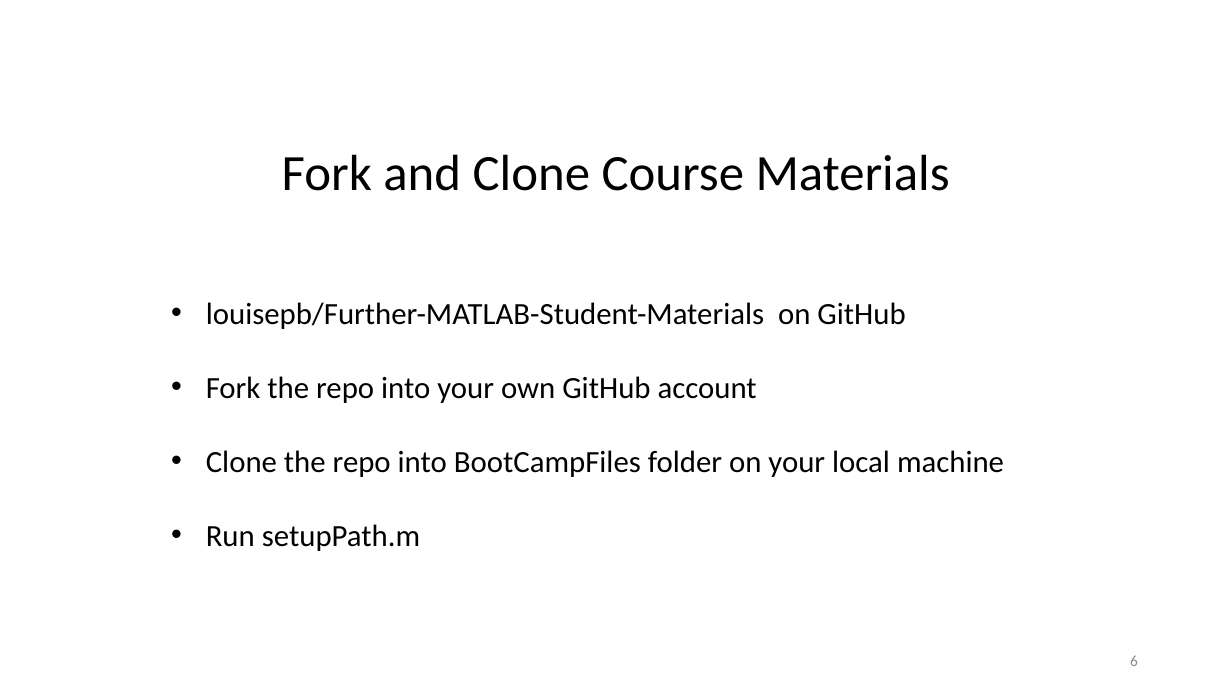
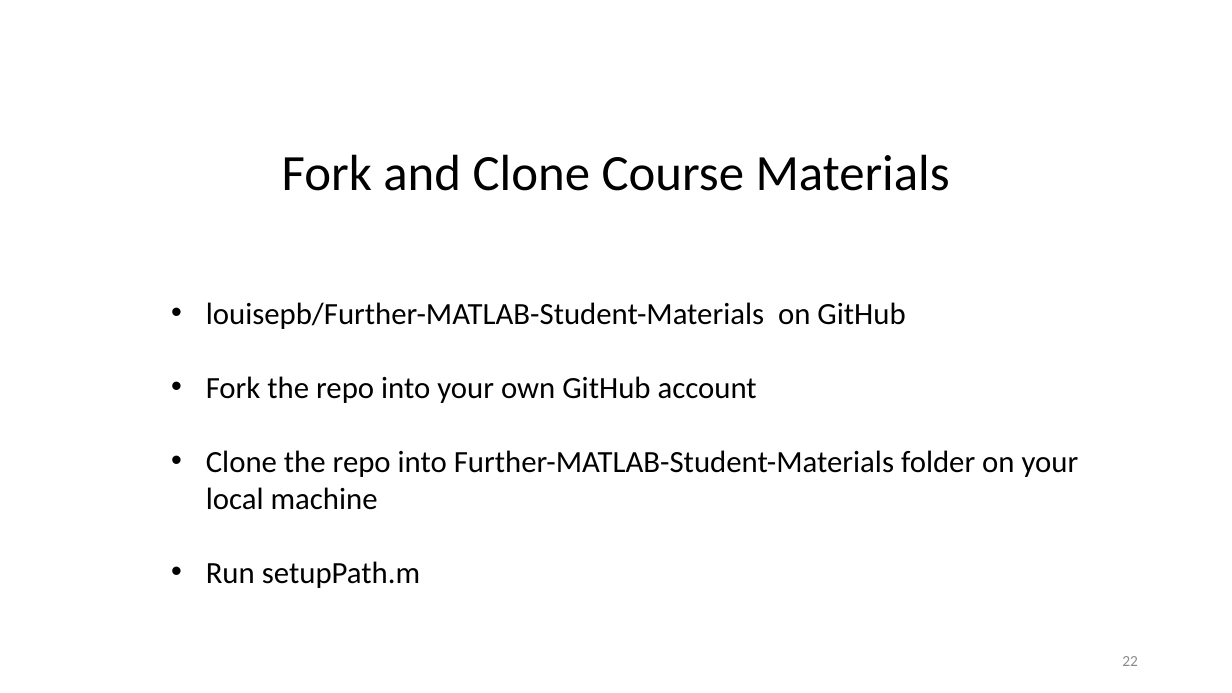
Before and after one commit to louisepb/Nottingham_Workshop, a slide deck: slide 22 of InstructorMaterials/Best Practices for Software Development using MATLAB.pptx (slide 6 before the commit). Drawn at 1232x693 pixels with LibreOffice and Linux fonts; fonts in the diff are those of the drawing. Boxes give left, top, right and bottom in pixels: in the first picture for what was removed or moved away, otherwise in the second. Text is boxed around its words. In the diff, an @@ line names an element or a change of style, - is before the commit and + after.

Commit message:
Updated git material in lesson and powerpoint

```diff
--- a/InstructorMaterials/Best Practices for Software Development using MATLAB.pptx
+++ b/InstructorMaterials/Best Practices for Software Development using MATLAB.pptx
@@ text at [206,450,1079,510]: text changed @@
-• Clone the repo into BootCampFiles folder on your local machine
+• Clone the repo into Further-MATLAB-Student-Materials folder on your local machine
@@ page number at [1122,656,1138,666]: text changed @@
-6
+22
```
Also in this commit, not shown: 2 other slides changed, 18 slides added, 2 slides removed, 2 other files.
